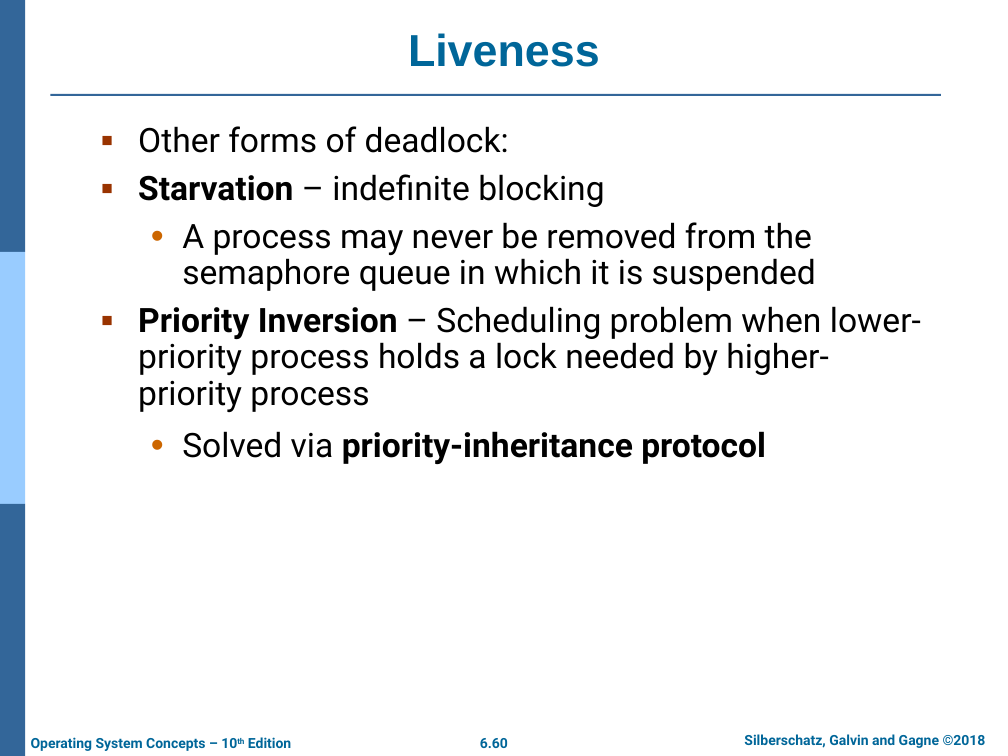
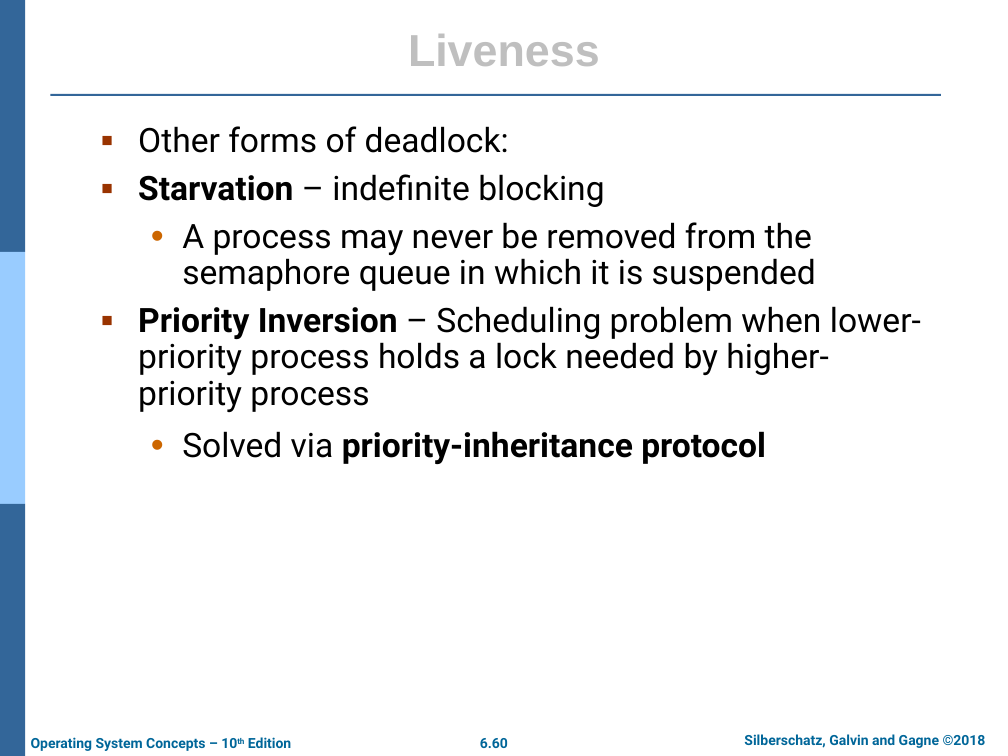
Before and after one commit to chriswjh/chriswjh.github.io, a slide deck: slide 60 of OSu/Chap06.pptx. Drawn at 1008x756 pixels with LibreOffice and Linux fonts; fonts in the diff are those of the drawing; background and template pictures are left out. Boxes give left, top, right and bottom in pixels: in the first picture for what was removed or moved away, otherwise in the second. Text is boxed around its words. In the diff, an @@ line names an element or a change of style, - is before the commit and + after.

```diff
--- a/OSu/Chap06.pptx
+++ b/OSu/Chap06.pptx
@@ title "Liveness" at box(408, 34, 600, 66): text colour #006699 to #BFBFBF @@
```
Also in this commit, not shown: 9 other slides changed, 2 other files.
